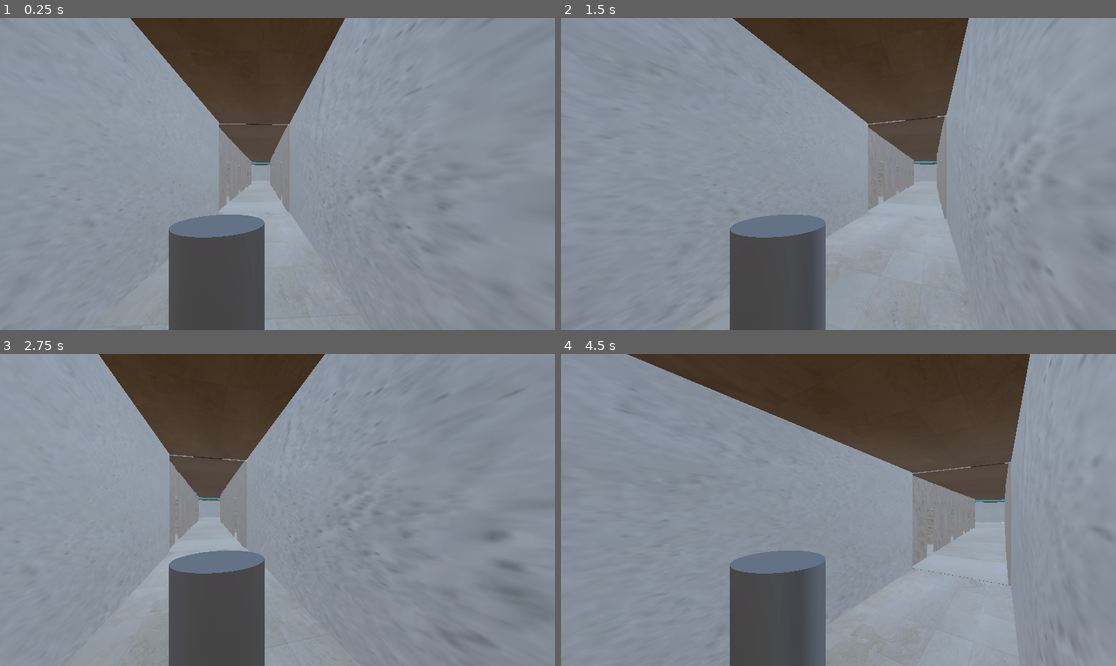
Above: before the commit, frames 1-4 (two rows, left to right).
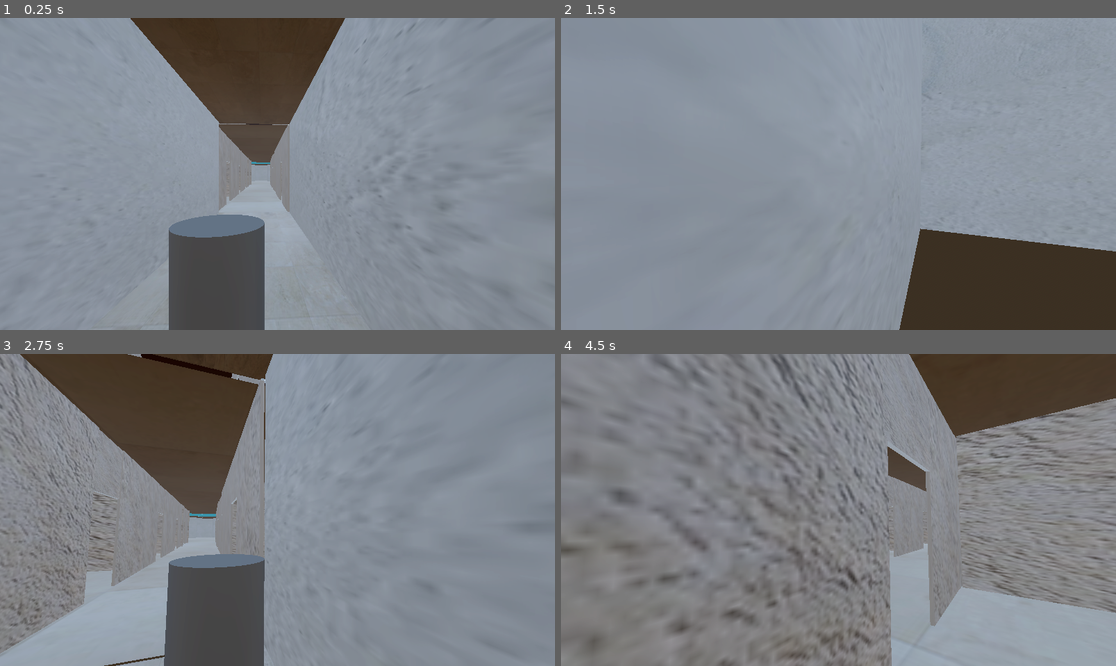
Above: after the commit, the same moments.

Repository: sporta3/Escape-the-mall
Game: Godot game, scene res://Scenes/Main.tscn
Same seed, same stepped clock (60 frames per second), same inputs: the game is played once before the commit and once after it.
Inputs (mouse positions are in pixels of both pictures, inside the frame that each line leads up to):
- Up to frame 1 (0.25 s): no input
- Up to frame 2 (1.5 s): tap Enter (ui_accept) at 0.5, 0.6, 0.77, 1.07, 1.35 s; move the mouse to (866, 174) at 0.52 s; hold W (MoveForward) from 0.53 s (still down); move the mouse to (810, 174) at 1.27 s
- Up to frame 3 (2.75 s): keep holding W (MoveForward); tap Enter (ui_accept) at 1.52, 1.82, 2.1 s; move the mouse to (288, 503) at 2.02 s
- Up to frame 4 (4.5 s): keep holding W (MoveForward); move the mouse to (832, 516) at 2.77 s; tap Enter (ui_accept) at 2.85, 3.02, 3.32, 3.6, 3.77, 4.07, 4.35 s; move the mouse to (877, 513) at 3.52 s; move the mouse to (794, 506) at 4.27 s

The runs differ from the first frame. In frame 1, less than 0.1% of the frame differs, in the area x 23-24%, y 0-1%; in frame 2, 30%; in frame 3, 19%; in frame 4, 58%, in the area x 0-100%, y 0-100%.

Commit message:
Herschreven, sprint en increasing gravitie toegevoegd

Diff:
--- a/escape-the-mall/Scripts/test_player.gd
+++ b/escape-the-mall/Scripts/test_player.gd
@@ -2,42 +2,70 @@
 
 @onready var camera_mount: Node3D = $cameraMount
 
-const SPEED := 5.0
-const JUMP_VELOCITY := 4.5
-var sense_horizontal := 0.5
+# The values for walkin, sprinting, jumping height, gravity, fall multiplier and run aceleration (should be self explanitory)
+# We could export these values so we can edit them in the Main doesnt have to be neccecairy
+const WALK_SPEED := 5.0
+const SPRINT_SPEED := 10.0
+const JUMP_VELOCITY := 8.0
+const GRAVITY := 30.0
+const FALL_MULTIPLIER := 1.8
+const ACCELERATION := 5.0
+
+# Mouse sensitivity
+var sens_horizontal := 0.5
+var sens_vertical := 0.5
 
 func _ready() -> void:
 	Input.mouse_mode = Input.MOUSE_MODE_CAPTURED
-	print("READY")
-	Input.mouse_mode = Input.MOUSE_MODE_CAPTURED
-
 
 func _input(event: InputEvent) -> void:
 	if event is InputEventMouseMotion:
-		rotate_y(deg_to_rad(-event.relative.x * sense_horizontal))
-	if event is InputEventKey and event.pressed:
-		print("KEY:", event.keycode)
+		rotate_y(deg_to_rad(-event.relative.x * sens_horizontal))
+		camera_mount.rotate_x(deg_to_rad(-event.relative.y * sens_vertical))
+		camera_mount.rotation.x = clamp(
+			camera_mount.rotation.x,
+			deg_to_rad(-89),
+			deg_to_rad(89)
+		)
 
 func _physics_process(delta: float) -> void:
 
 	# Gravity
 	if not is_on_floor():
-		velocity += get_gravity() * delta
+		if velocity.y > 0:
+			velocity.y -= GRAVITY * delta
+		else:
+			velocity.y -= GRAVITY * FALL_MULTIPLIER * delta
+
 
 	# Jump
-	if Input.is_action_just_pressed("ui_accept") and is_on_floor():
+	if Input.is_action_just_pressed("Jump") and is_on_floor():
 		velocity.y = JUMP_VELOCITY
 
-	# Move (ui_left/right/up/down bestaan standaard)
-	var input_dir := Input.get_vector("ui_left", "ui_right", "ui_up", "ui_down")
+	if Input.is_action_just_released("Jump") and velocity.y > 0:
+		velocity.y *= 0.5
+
+	# Sprint
+	var target_speed := WALK_SPEED
+	if Input.is_action_pressed("Sprint"):
+		target_speed = SPRINT_SPEED
+
+
+	# Movement
+	var input_dir := Input.get_vector(
+		"MoveLeft",
+		"MoveRight",
+		"MoveForward",
+		"MoveBackwards"
+	)
 
 	var direction := (transform.basis * Vector3(input_dir.x, 0, input_dir.y)).normalized()
 
-	if direction != Vector3.ZERO:
-		velocity.x = direction.x * SPEED
-		velocity.z = direction.z * SPEED
+	if direction:
+		velocity.x = move_toward(velocity.x, direction.x * target_speed, ACCELERATION)
+		velocity.z = move_toward(velocity.z, direction.z * target_speed, ACCELERATION)
 	else:
-		velocity.x = move_toward(velocity.x, 0.0, SPEED)
-		velocity.z = move_toward(velocity.z, 0.0, SPEED)
+		velocity.x = move_toward(velocity.x, 0, ACCELERATION)
+		velocity.z = move_toward(velocity.z, 0, ACCELERATION)
 
 	move_and_slide()
